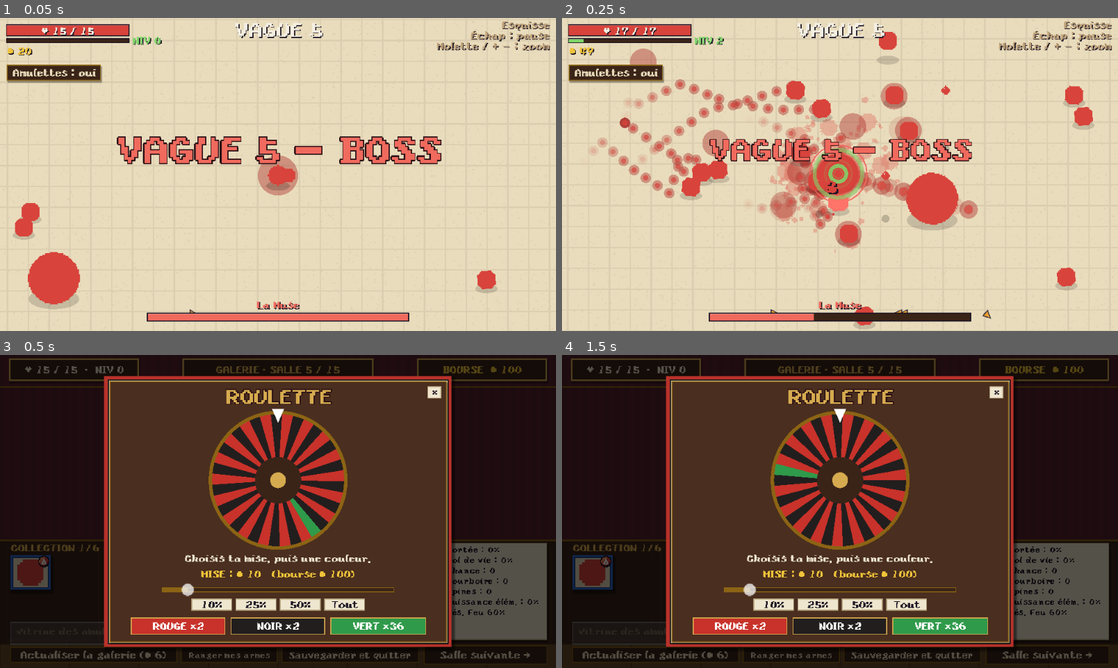
Above: before the commit, frames 1-4 (two rows, left to right).
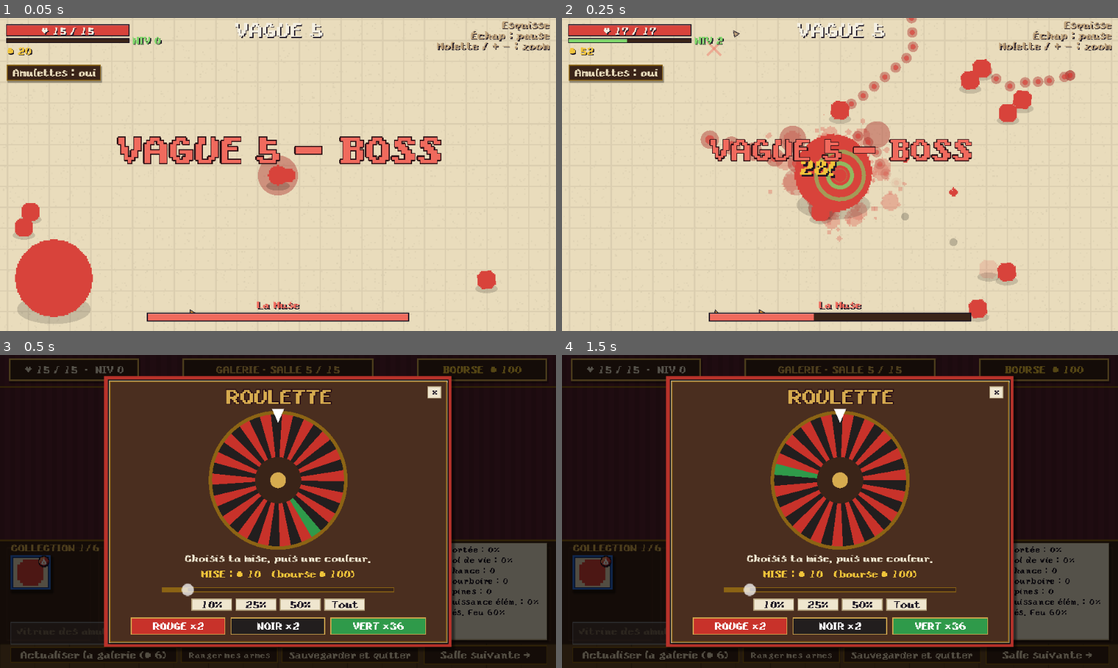
Above: after the commit, the same moments.

Repository: Vltbcq/VowelGame
Game: Godot game, scene res://tests/reworktest.tscn
Same seed, same stepped clock (60 frames per second), same inputs: the game is played once before the commit and once after it. This scene is started directly instead of the project's main scene.
Inputs (mouse positions are in pixels of both pictures, inside the frame that each line leads up to):
- Up to frame 1 (0.05 s): no input
- Up to frame 2 (0.25 s): no input
- Up to frame 3 (0.5 s): no input
- Up to frame 4 (1.5 s): tap Enter at 0.5 s; drag from (840, 511) to (895, 442) at 0.52 s; drag from (728, 527) to (812, 574) at 1.27 s

The runs differ from the first frame. In frame 1, 1.9% of the frame differs, in the area x 2-17%, y 70-98%; in frame 2, 15%, in the area x 3-96%, y 0-100%; in frame 3, nothing differs; in frame 4, nothing differs.

Commit message:
Revendre avec étiquette, Bulle de soin 4 %, toile des boss +50 %, % débloqué du Codex, rappel des contours
Co-Authored-By: Claude Opus 5.5 <noreply@anthropic.com>

Diff:
--- a/project.godot
+++ b/project.godot
@@ -12,7 +12,7 @@
 
 config/name="Paint It Until You Make It"
 config/description="Roguelike à vagues où tu dessines tout : ton perso, tes armes, tes balles, tes ennemis."
-config/version="0.7-dev"
+config/version="0.8-dev"
 run/main_scene="res://scenes/main.tscn"
 config/use_custom_user_dir=true
 config/custom_user_dir_name="VowelGame"
--- a/scripts/core/draw_cfg.gd
+++ b/scripts/core/draw_cfg.gd
@@ -46,7 +46,7 @@
 	if boss:
 		# Un boss doit être un vrai chef-d'œuvre : au moins 95% de l'encre.
 		min_ink = ceili(def.ink * 0.95)
-		sub = "%s  Un boss doit utiliser au moins 95%% de l'encre (%d) ! Sa couleur = son élément." % [def.desc, min_ink]
+		sub = "Un boss doit utiliser au moins 95%% de l'encre (%d) ! Sa couleur = son élément.  %s" % [min_ink, def.desc]
 	return {"kind": "boss" if boss else "enemy", "gallery": "boss" if boss else "enemy",
 		"size": Vector2i(def.canvas, def.canvas), "ink": def.ink, "title": title, "sub": sub,
 		"cancel": false, "min": 6, "min_ink": min_ink, "random": true}
--- a/scripts/data/amulet_db.gd
+++ b/scripts/data/amulet_db.gd
@@ -64,7 +64,7 @@
 	{"id": "taille_douce", "ink": 34, "name": "Taille-douce", "rar": 1, "flag": true, "desc": "+1% critique par tranche de 3 armure · {m}% vitesse", "malus": ["speed", -5.0]},
 	{"id": "encre_invisible", "ink": 30, "name": "Encre invisible", "rar": 1, "flag": true, "limit": 1, "desc": "Après un coup reçu, les ennemis te perdent de vue 1 s · {m}% dégâts", "malus": ["dmg", -4.0]},
 	{"id": "papier_verre", "ink": 32, "name": "Papier de verre", "rar": 1, "flag": true, "desc": "+3% dégâts par ennemi proche (max +30%) · {m} armure", "malus": ["armor", -1.0]},
-	{"id": "bulle_soin", "ink": 30, "name": "Bulle de soin", "rar": 1, "flag": true, "desc": "Les ennemis tués ont 8% de chances de lâcher une goutte de soin · {m}% dégâts", "malus": ["dmg", -5.0]},
+	{"id": "bulle_soin", "ink": 30, "name": "Bulle de soin", "rar": 1, "flag": true, "desc": "Les ennemis tués ont 4% de chances de lâcher une goutte de soin · {m}% dégâts", "malus": ["dmg", -5.0]},
 	{"id": "elastique", "ink": 26, "name": "Élastique", "rar": 1, "flag": true, "desc": "Tes projectiles rebondissent 1 fois sur les bords · {m}% dégâts", "malus": ["dmg", -5.0]},
 	{"id": "correcteur", "ink": 28, "name": "Correcteur", "rar": 1, "flag": true, "limit": 1, "desc": "Insensible aux flaques d'encre ennemies · {m} PV max", "malus": ["max_hp", -3.0]},
 	{"id": "cachet_cire", "ink": 32, "name": "Cachet de cire", "rar": 1, "flag": true, "desc": "Les élites lâchent ×2 d'or · {m} chance", "malus": ["luck", -4.0]},
--- a/scripts/data/enemy_db.gd
+++ b/scripts/data/enemy_db.gd
@@ -38,19 +38,19 @@
 	"equation": {"name": "Équation", "beh": "equation", "map": 2, "heavy": true, "hp": 110.0, "dmg": 8.0, "spd": 24.0, "wave": 11, "weight": 1, "canvas": 40, "ink": 340, "loot": 5,
 		"desc": "TANK. Avance lentement et « calcule » : chaque résultat est une nouvelle punaise."},
 	# Boss
-	"rature": {"name": "Le Raturé", "beh": "b_orbit", "boss": 2, "hp": 2400.0, "dmg": 10.4, "spd": 55.0, "wave": 5, "canvas": 64, "ink": 300, "loot": 30, "shoots": true,
+	"rature": {"name": "Le Raturé", "beh": "b_orbit", "boss": 2, "hp": 2400.0, "dmg": 10.4, "spd": 55.0, "wave": 5, "canvas": 96, "ink": 300, "loot": 30, "shoots": true,
 		"desc": "Boss (vague 5). Tourne autour de toi en tirant des éventails de 3 projectiles, disparaît et réapparaît près de toi dans un anneau de projectiles."},
-	"critique": {"name": "Le Critique", "beh": "b_critique", "boss": 2, "hp": 7000.0, "dmg": 13.0, "spd": 42.0, "wave": 10, "canvas": 80, "ink": 420, "loot": 60, "shoots": true,
+	"critique": {"name": "Le Critique", "beh": "b_critique", "boss": 2, "hp": 7000.0, "dmg": 13.0, "spd": 42.0, "wave": 10, "canvas": 120, "ink": 420, "loot": 60, "shoots": true,
 		"desc": "Boss (vague 10). Spirales de projectiles et appelle des renforts."},
-	"muse": {"name": "La Muse", "beh": "b_hatch", "boss": 2, "hp": 5000.0, "dmg": 12.5, "spd": 60.0, "wave": 10, "canvas": 64, "ink": 340, "loot": 60, "shoots": true,
+	"muse": {"name": "La Muse", "beh": "b_hatch", "boss": 2, "hp": 5000.0, "dmg": 12.5, "spd": 60.0, "wave": 10, "canvas": 96, "ink": 340, "loot": 60, "shoots": true,
 		"desc": "Boss (vague 10, parfois à la place du Critique). Rature la page : charges en zigzag, hachures (passe entre les lignes), croix sur ta position, gribouillage furieux."},
-	"toile": {"name": "La Toile Blanche", "beh": "b_toile", "boss": 2, "hp": 26000.0, "dmg": 19.5, "spd": 50.0, "wave": 15, "canvas": 88, "ink": 560, "loot": 0, "shoots": true,
+	"toile": {"name": "La Toile Blanche", "beh": "b_toile", "boss": 2, "hp": 26000.0, "dmg": 19.5, "spd": 50.0, "wave": 15, "canvas": 132, "ink": 560, "loot": 0, "shoots": true,
 		"desc": "Boss final (vague 15). Elle veut tout effacer. 3 phases : à 66 % et 33 % de PV elle accélère, fait pleuvoir des gommes et efface les bords de la page (le vide fait mal)."},
-	"professeur": {"name": "Le Professeur", "beh": "b_prof", "map": 2, "boss": 2, "hp": 3000.0, "dmg": 11.0, "spd": 48.0, "wave": 5, "canvas": 64, "ink": 300, "loot": 30, "shoots": true,
+	"professeur": {"name": "Le Professeur", "beh": "b_prof", "map": 2, "boss": 2, "hp": 3000.0, "dmg": 11.0, "spd": 48.0, "wave": 5, "canvas": 96, "ink": 300, "loot": 30, "shoots": true,
 		"desc": "Boss (vague 5). INTERRO SURPRISE : une question s'affiche, chaque colonne du tableau porte une réponse. Va dans la bonne avant que les autres explosent !"},
-	"photocopieuse": {"name": "La Photocopieuse", "beh": "b_copy", "map": 2, "boss": 2, "hp": 6500.0, "dmg": 13.0, "spd": 40.0, "wave": 10, "canvas": 80, "ink": 400, "loot": 60, "shoots": true,
+	"photocopieuse": {"name": "La Photocopieuse", "beh": "b_copy", "map": 2, "boss": 2, "hp": 6500.0, "dmg": 13.0, "spd": 40.0, "wave": 10, "canvas": 120, "ink": 400, "loot": 60, "shoots": true,
 		"desc": "Boss (vague 10). Ses tirs ont une COPIE qui arrive du côté opposé, et son scanner balaie tout l'écran : mets-toi dans une bande non scannée ! Parfois : bourrage papier !"},
-	"encrier": {"name": "L'Encrier renversé", "beh": "b_ink", "map": 2, "boss": 2, "hp": 18000.0, "dmg": 18.0, "spd": 45.0, "wave": 15, "canvas": 88, "ink": 540, "loot": 0, "shoots": true,
+	"encrier": {"name": "L'Encrier renversé", "beh": "b_ink", "map": 2, "boss": 2, "hp": 18000.0, "dmg": 18.0, "spd": 45.0, "wave": 15, "canvas": 132, "ink": 540, "loot": 0, "shoots": true,
 		"desc": "Boss final (vague 15). 3 phases : il TACHE ton perso (tu passes à l'Ombre, ramasse les buvards !), puis tire des éclats de LUMIÈRE dans la nuit d'encre, puis se dédouble en taches de Rorschach."},
 }
 
--- a/scripts/game/arena.gd
+++ b/scripts/game/arena.gd
@@ -898,7 +898,7 @@
 	# Pinceau de Midas : +1 or par ennemi tué
 	Run.gold += Run.amulet_count("midas")
 	# Bulle de soin : goutte qui soigne
-	if randf() < 0.08 * Run.amulet_count("bulle_soin"):
+	if randf() < 0.04 * Run.amulet_count("bulle_soin"):
 		var hp := Pickup.new()
 		hp.heal = 3.0
 		hp.xp = 0
--- a/scripts/ui/codex_screen.gd
+++ b/scripts/ui/codex_screen.gd
@@ -59,6 +59,13 @@
 
 
 ## Ennemi / boss d'une carte pas encore débloquée : on ne sait pas ce que c'est.
+## Cet objet a-t-il quelque chose à débloquer ? (sinon il ne compte pas dans le % débloqué)
+func _lockable(id: String) -> bool:
+	if tab == "ennemis":
+		return int(EnemyDB.get_def(id).get("map", 1)) > 1
+	return ItemUnlockDB.CONDS.has(_item_key(id))
+
+
 func _locked(id: String) -> bool:
 	if tab != "ennemis":
 		return not Meta.item_open(_item_key(id))   # arme / amulette pas encore débloquée : « ??? »
@@ -129,15 +136,16 @@
 			continue
 		tab = t[0]
 		for id in _items():
-			items_n += 1
-			if not _locked(id):
-				open += 1
+			if _lockable(id):   # seulement ce qui se débloque (succès, nouvelle carte)
+				items_n += 1
+				if not _locked(id):
+					open += 1
 			for k in _slot_keys(id):
 				slots_n += 1
 				if (Meta.data.get("bestiary", {}) as Dictionary).has(k):
 					drawn += 1
 	tab = keep
-	return [100.0 * drawn / maxi(1, slots_n), 100.0 * open / maxi(1, items_n)]
+	return [100.0 * drawn / maxi(1, slots_n), 100.0 * open / items_n if items_n > 0 else 100.0]
 
 
 func _default_or_blank(key: String, size: Vector2i) -> Image:
--- a/scripts/ui/draw_screen.gd
+++ b/scripts/ui/draw_screen.gd
@@ -105,6 +105,10 @@
 	UI.put(self, UI.label(cfg.title, 20, Pal.ACCENT, HORIZONTAL_ALIGNMENT_CENTER), Vector2(0, 6), Vector2(640, 22))
 	var sub := UI.label(cfg.get("sub", ""), 10, Pal.DIM, HORIZONTAL_ALIGNMENT_CENTER)
 	sub.autowrap_mode = TextServer.AUTOWRAP_WORD_SMART
+	sub.max_lines_visible = 2
+	sub.text_overrun_behavior = TextServer.OVERRUN_TRIM_ELLIPSIS
+	sub.mouse_filter = Control.MOUSE_FILTER_STOP
+	sub.tooltip_text = cfg.get("sub", "")
 	UI.put(self, sub, Vector2(20, 30), Vector2(600, 26))
 
 	# --- Outils (gauche)
@@ -184,11 +188,11 @@
 	var scale_px := maxi(2, mini(284 / s.x, 264 / s.y))
 	view = CanvasView.new(self, scale_px)
 	var vs := Vector2(s * scale_px)
-	UI.put(self, view, Vector2(134 + (284 - vs.x) / 2.0, 62 + (264 - vs.y) / 2.0), vs)
+	UI.put(self, view, Vector2(maxf(156.0, 134 + (284 - vs.x) / 2.0), 62 + (264 - vs.y) / 2.0), vs)
 	ink_bar = Control.new()
 	ink_bar.draw.connect(_draw_ink_bar)
 	UI.put(self, ink_bar, Vector2(134, 332), Vector2(284, 12))
-	warn_label = UI.label("", 10, Pal.BAD, HORIZONTAL_ALIGNMENT_CENTER)
+	warn_label = UI.label(INK_HINT, 10, Pal.DIM, HORIZONTAL_ALIGNMENT_CENTER)
 	UI.put(self, warn_label, Vector2(134, 346), Vector2(284, 12))
 
 	# --- Couleurs + aperçu (droite)
@@ -436,11 +440,17 @@
 	_changed()
 
 
+const INK_HINT := "Seuls les contours comptent dans l'encre utilisée"
+
+
 func _warn(t: String) -> void:
 	warn_label.text = t
+	warn_label.add_theme_color_override("font_color", Pal.BAD)
 	var tw := create_tween()
 	tw.tween_interval(1.8)
-	tw.tween_callback(func(): warn_label.text = "")
+	tw.tween_callback(func():
+		warn_label.text = INK_HINT
+		warn_label.add_theme_color_override("font_color", Pal.DIM))
 
 
 func _unhandled_input(ev: InputEvent) -> void:
--- a/scripts/ui/shop_screen.gd
+++ b/scripts/ui/shop_screen.gd
@@ -108,8 +108,10 @@
 			var idx := i
 			var sb := UI.button("+%d" % refund, func(): _sell(idx))
 			_style_tag(sb)
-			sb.tooltip_text = "Revendre cette œuvre"
-			UI.put(self, sb, Vector2(x + 6, 272), Vector2(34, 13))
+			sb.icon = _sell_icon()   # étiquette « à vendre »
+			sb.tooltip_text = "Revendre cette œuvre (+● %d)" % refund
+			var sw := minf(44.0, mini(50, 300 / maxi(1, Run.weapons.size())) - 2.0)
+			UI.put(self, sb, Vector2(x + 23 - sw / 2.0, 272), Vector2(sw, 13))
 	# Fusions : un bouton par paire possible (tu choisis laquelle)
 	var pairs := _fusion_pairs()
 	if not pairs.is_empty():
@@ -758,6 +760,25 @@
 	b.add_theme_color_override("font_disabled_color", CARTEL_DIM)
 
 
+## Petite étiquette de prix (bouton « revendre »).
+var _sell_tex: Texture2D
+
+
+func _sell_icon() -> Texture2D:
+	if _sell_tex == null:
+		var rows := ["...#########", "..#ooooooooo#", ".#ooooooooo#", "#oo##oooooo#", "#oo##oooooo#", ".#ooooooooo#", "..#ooooooooo#", "...#########"]
+		var img := Image.create_empty(13, 8, false, Image.FORMAT_RGBA8)
+		for y in rows.size():
+			for x in rows[y].length():
+				match rows[y][x]:
+					"#":
+						img.set_pixel(x, y, GOLD_DARK)
+					"o":
+						img.set_pixel(x, y, Pal.ACCENT)
+		_sell_tex = ImageTexture.create_from_image(img)
+	return _sell_tex
+
+
 func _style_tag(b: Button) -> void:
 	b.add_theme_stylebox_override("normal", UI.sb(CARTEL, Color("b9a883"), 1, 1, 0))
 	b.add_theme_stylebox_override("hover", UI.sb(Color.WHITE, Pal.ACCENT, 1, 1, 0))
--- a/tests/drawshot.gd
+++ b/tests/drawshot.gd
@@ -1,5 +1,5 @@
 extends Node
-## Capture : écran de dessin (perso par défaut, ou arme) -- <capture.png> [perso|arme]
+## Capture : écran de dessin (perso par défaut, ou arme) -- <capture.png> [perso|arme|boss]
 
 
 func _ready() -> void:
@@ -14,7 +14,9 @@
 	var cfg := DrawCfg.weapon("epee", 0) if args.size() > 1 and args[1] == "arme" else DrawCfg.character()
 	if args.size() > 1 and args[1] == "arme":
 		cfg.base = img
-	elif true:
+	elif args.size() > 1 and args[1] == "boss":
+		cfg = DrawCfg.enemy("toile")   # la plus grande toile de boss
+	else:
 		cfg.base = img
 	var ds := DrawScreen.new(cfg)
 	add_child(ds)
--- a/tests/reworktest.gd
+++ b/tests/reworktest.gd
@@ -193,7 +193,7 @@
 	add_child(cx)
 	await get_tree().process_frame
 	var comp: Array = cx._completion()
-	_check(comp[0] >= 0.0 and comp[0] <= 100.0 and comp[1] > 0.0 and comp[1] <= 100.0, "Codex : complétion %d%% dessiné · %d%% débloqué" % [roundi(comp[0]), roundi(comp[1])])
+	_check(comp[0] >= 0.0 and comp[0] <= 100.0 and comp[1] >= 0.0 and comp[1] <= 100.0, "Codex : complétion %d%% dessiné · %d%% débloqué" % [roundi(comp[0]), roundi(comp[1])])
 	await _shot("codex_completion")
 	# Tri : par rareté, puis ordre alphabétique (armes et amulettes)
 	for tb in ["armes", "amulettes"]:
--- a/tests/weaponcardshot.gd
+++ b/tests/weaponcardshot.gd
@@ -17,6 +17,7 @@
 	Run.set_character(img, "")
 	Run.set_weapon_art("pistolet", 0, img, "", WeaponDB.orb(Pal.SHADES[Pal.FEU][1]), "")
 	Run.add_weapon("pistolet", 0, 10, Vector2.ZERO)
+	Run.add_weapon("pistolet", 0, 10, Vector2(4, 0))   # 2 armes : boutons « revendre »
 	Run.recompute()
 	Run.shop_offers = [
 		{"type": "weapon", "wtype": "pistolet", "rar": 1, "price": 30, "sold": false},
Not shown, added: .github/release-notes/v0.8.md
